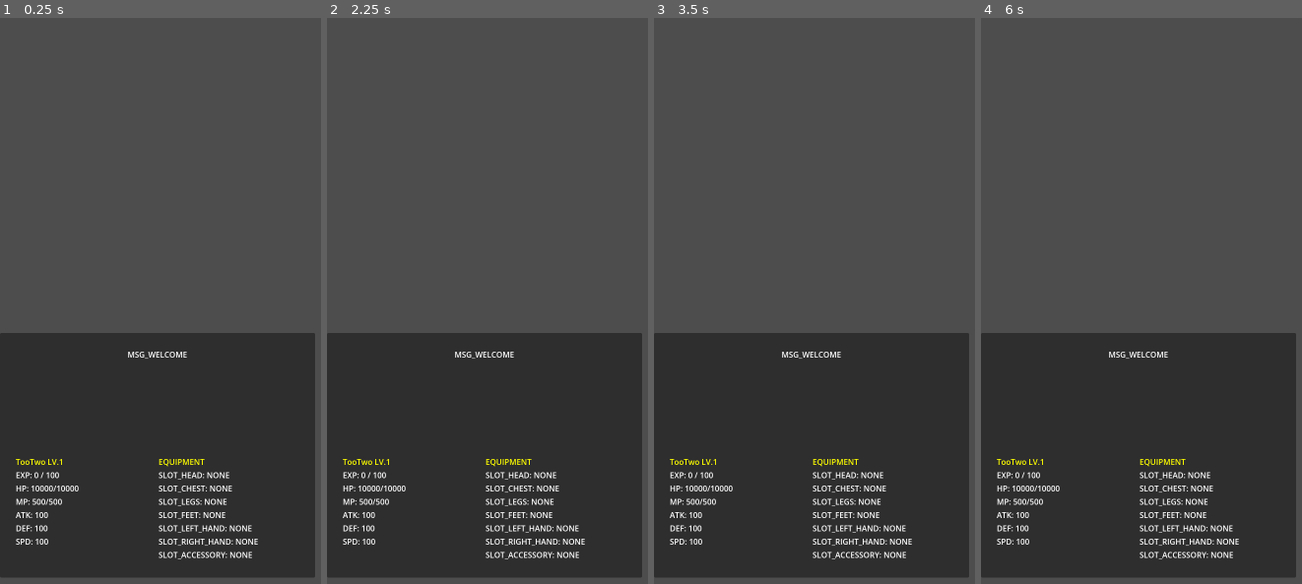
Above: before the commit, frames 1-4 (left to right).
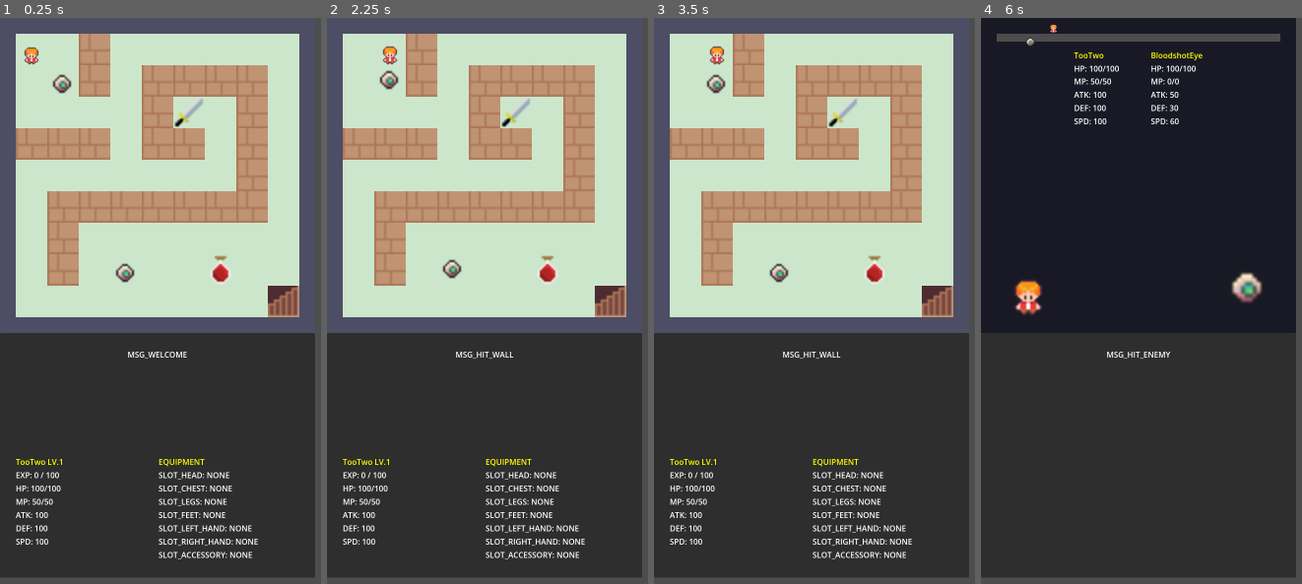
Above: after the commit, the same moments.

Repository: yifan-lee/ATB_Tower_Climber
Game: Godot game, scene res://scenes/main.tscn
Two runs of this game, one before a commit and one after it. Both use one fixed random seed, a clock stepped at 60 frames per second and the inputs below. The project has no main scene, so this scene is started directly.
Inputs:
- Up to frame 1 (0.25 s): no input
- Up to frame 2 (2.25 s): tap Enter (ui_accept) at 0.5, 0.77, 1.25, 1.52 s; hold Right (ui_right) 0.53-1.28 s; tap B at 0.6 s; hold Down (ui_down) 1.28-2.03 s; tap C at 1.35 s; hold Right (ui_right) from 2.03 s (still down); tap Space at 2.1 s
- Up to frame 3 (3.5 s): release Right (ui_right) at 2.78 s; hold Up (ui_up) from 2.78 s (still down); tap Z at 2.85 s; tap Enter (ui_accept) at 3.02 s
- Up to frame 4 (6 s): release Up (ui_up) at 3.53 s; hold Left (ui_left) 3.53-5.03 s; tap B at 3.6 s; tap Enter (ui_accept) at 3.77, 4.25, 4.52 s; tap C at 4.35 s; hold Down (ui_down) 5.03-5.78 s; tap Space at 5.1 s; hold Right (ui_right) from 5.78 s (still down); tap Z at 5.85 s

The runs differ from the first frame. In frame 1, 55% of the frame differs, in the area x 0-99%, y 0-87%; in frame 2, 55%; in frame 3, 55%; in frame 4, 55%, in the area x 0-99%, y 0-96%.
Error before the commit: Parse Error: Could not resolve class "res://scenes/maps/base_map.gd". (res://scenes/maps/floor_1.gd:2)

Commit message:
colloct all formulas and put into core folder

Diff:
--- a/config/entity_db.gd
+++ b/config/entity_db.gd
@@ -7,10 +7,10 @@
 func _ready():
     db['player'] = Stats.new().setup(
         "TooTwo",
-        10000,
-        10000,
-        500,
-        500,
+        100,
+        100,
+        50,
+        50,
         100,
         100,
         100,
@@ -28,24 +28,25 @@
             # "iron_helm": 1,
             # "tree_branch": 1,
             # "jy_sword": 1
-        }
+        },
+        'as_hero_level'
     )
 
     db['bloodshot_eye'] = Stats.new().setup(
         "BloodshotEye",
-        1000,
-        1000,
+        100,
+        100,
         0,
         0,
         50,
-        50,
+        30,
         60,
         "res://assets/sprites/enemy/Basic Monster Animations/Bloodshot Eye/blootshot_eye.tres",
         [
             SkillDB.get_skill("basic_atk"),
         ],
         {}, # Empty inventory
-        5 # Level 5
+        'as_mob_level'
     )
 
 func get_stats(id: String) -> Stats:
--- a/config/skill_db.gd
+++ b/config/skill_db.gd
@@ -9,10 +9,10 @@
 		"SKILL_BASIC_ATK_NAME", 100, 0, 0, "SKILL_BASIC_ATK_DESC"
 	)
 	db["heavy_strike"] = Skill.new().setup(
-		"SKILL_HEAVY_NAME", 200, 3, 0, "SKILL_HEAVY_DESC"
+		"SKILL_HEAVY_NAME", 150, 3, 0, "SKILL_HEAVY_DESC"
 	)
 	db["fireball"] = Skill.new().setup(
-		"SKILL_FIREBALL_NAME", 500, 8, 0, "SKILL_FIREBALL_DESC"
+		"SKILL_FIREBALL_NAME", 200, 8, 15, "SKILL_FIREBALL_DESC"
 	)
 	db["one_hit"] = Skill.new().setup(
 		"SKILL_ONE_HIT_NAME", 999999, 0, 0, "SKILL_ONE_HIT_DESC"
--- /dev/null
+++ b/core/combat_formula.gd
@@ -0,0 +1,44 @@
+# res://core/combat_formula.gd
+class_name CombatFormula
+
+const BASE_PLAYER_CP: float = 320.0
+const CP_GROWTH_PER_LEVEL: float = 0.05
+
+const MULTIPLIER_MOB: float = 0.45 # 普通小怪战力是同级玩家的 45%
+const MULTIPLIER_ELITE: float = 0.75 # 精英怪 75%
+const MULTIPLIER_BOSS: float = 1.35 # Boss 135%
+const MULTIPLIER_HERO: float = 1.00 # 英雄 100%
+
+const HP_RATIO: float = 10.0
+const MP_RATIO: float = 5.0
+
+static func calculate_cp(hp: int, mp: int, atk: int, def: int, spd: int) -> float:
+	return float(atk + def + spd) + (float(hp) / HP_RATIO) + (float(mp) / MP_RATIO)
+
+static func _reverse_calculate_level(target_cp: float, rarity_multiplier: float) -> int:
+	var base_rarity_cp = BASE_PLAYER_CP * rarity_multiplier
+	var level_float = ((target_cp / base_rarity_cp) - 1.0) / CP_GROWTH_PER_LEVEL + 1.0
+	return maxi(1, roundi(level_float))
+
+static func evaluate_monster(hp: int, mp: int, atk: int, def: int, spd: int) -> Dictionary:
+	var cp = calculate_cp(hp, mp, atk, def, spd)
+	return {
+		"total_cp": cp,
+		"as_hero_level": _reverse_calculate_level(cp, MULTIPLIER_HERO),
+		"as_mob_level": _reverse_calculate_level(cp, MULTIPLIER_MOB),
+		"as_elite_level": _reverse_calculate_level(cp, MULTIPLIER_ELITE),
+		"as_boss_level": _reverse_calculate_level(cp, MULTIPLIER_BOSS)
+	}
+
+# 怪物掉落的经验值：战斗力除以 10
+static func get_monster_exp_yield(hp: int, mp: int, atk: int, def: int, spd: int) -> int:
+	var cp = calculate_cp(hp, mp, atk, def, spd)
+	return maxi(1, roundi(cp / 10.0))
+
+# 玩家升级需要的经验：50 + 当前等级 * 50
+static func get_level_up_exp(current_level: int) -> int:
+	return 50 + current_level * 50
+
+# 战斗伤害计算公式 (从 battle.gd 迁移过来)
+static func calculate_damage(atk: int, def: int, skill_damage: int) -> float:
+	return max(1, atk / 100.0 * skill_damage * (100.0 / (100.0 + def)))
--- a/data/stat.gd
+++ b/data/stat.gd
@@ -29,7 +29,11 @@
 @export var stat_points: int = 0
 @export var exp_yield: int = -1 # -1 means use formula based on level
 
-func setup(n: String, hp: int, chp: int, mp: int, cmp: int, a: int, d: int, s: int, anim: String, sk: Array[Skill], inv: Dictionary = {}, lvl: int = 1) -> Stats:
+func setup(
+	n: String, hp: int, chp: int, mp: int, cmp: int, a: int, d: int, s: int,
+	anim: String, sk: Array[Skill], inv: Dictionary = {},
+	entity_type: String = "as_mob_level"
+) -> Stats:
 	entity_name = n
 	max_hp = hp
 	current_hp = chp
@@ -41,14 +45,17 @@
 	anim_path = anim
 	skills = sk
 	inventory = inv
-	level = lvl
-	max_exp = level * 100
+	var result = CombatFormula.evaluate_monster(hp, mp, a, d, s)
+	level = result[entity_type]
+	max_exp = CombatFormula.get_level_up_exp(level)
 	return self
+
+
 
 func get_exp_yield() -> int:
 	if exp_yield != -1:
 		return exp_yield
-	return level * 20
+	return CombatFormula.get_monster_exp_yield(max_hp, max_mp, atk, def, spd)
 
 # Future interface for recovering on level up (currently disabled by user request)
 func recover_on_level_up():
@@ -62,7 +69,7 @@
 	while exp >= max_exp:
 		exp -= max_exp
 		level += 1
-		max_exp = level * 100
+		max_exp = CombatFormula.get_level_up_exp(level)
 		stat_points += 5
 		leveled_up = true
 		recover_on_level_up()
--- a/scenes/battle.gd
+++ b/scenes/battle.gd
@@ -24,6 +24,10 @@
 
 var p_hp_label: Label
 var e_hp_label: Label
+
+var speed_dom: float = 100.0
+var speed_lowerbound: float = 0.1
+
 
 func setup(enemy_id: String):
 	# 玩家共享全局属性，血量能在战斗之间继承
@@ -45,10 +49,13 @@
 	_build_bottom_animations()
 
 	# 计算 ATB 移动速度 (像素/秒)
-	p_speed_px = BAR_WIDTH * (100.0 + player_stats.get_total_spd()) / 400.0
-	e_speed_px = BAR_WIDTH * (100.0 + enemy_stats.get_total_spd()) / 400.0
+	p_speed_px = BAR_WIDTH * _get_speed(player_stats.get_total_spd())
+	e_speed_px = BAR_WIDTH * _get_speed(enemy_stats.get_total_spd())
 
 	EventBus.player_skill_chosen.connect(_on_player_skill_chosen)
+
+func _get_speed(speed: float) -> float:
+	return max(speed_lowerbound, speed / speed_dom)
 
 
 func _build_top_progress_bar():
@@ -152,7 +159,7 @@
 		EventBus.show_system_message.emit("MSG_PLAYER_TURN") # 通知 UI 显示玩家回合
 		var skills_info = []
 		for skill in player_stats.skills:
-			var estimated_dmg = _get_attack_damage(player_stats.get_total_atk(), enemy_stats.get_total_def(), skill.damage)
+			var estimated_dmg = CombatFormula.calculate_damage(player_stats.get_total_atk(), enemy_stats.get_total_def(), skill.damage)
 			skills_info.append({
 				"skill": skill,
 				"estimated_damage": int(estimated_dmg)
@@ -166,7 +173,7 @@
 		is_action_paused = true
 		ready_character = "enemy"
 		EventBus.show_system_message.emit("MSG_ENEMY_TURN") # 通知 UI 显示怪物回合
-		get_tree().create_timer(1.0).timeout.connect(_enemy_action)
+		get_tree().create_timer(1.0).timeout.connect(_on_enemy_turn)
 
 	# 实时更新指针的 X 坐标
 	p_pointer.position.x = p_progress
@@ -178,14 +185,24 @@
 	# 执行战斗逻辑
 	_execute_skill(player_stats, enemy_stats, skill)
 
-func _enemy_action():
-	# 5. 怪物默认只会使用普通攻击（数组里的第0个技能）
-	# 以后如果你想加 AI，只需在这里写逻辑去选别的 index
-	var chosen_skill = enemy_stats.skills[0]
-	_execute_skill(enemy_stats, player_stats, chosen_skill)
+func _on_enemy_turn():
+	# 简单逻辑：随机释放不在CD内且MP足够的技能
+	var available_skills = enemy_stats.skills.filter(func(s): return s.current_cd <= 0 and enemy_stats.current_mp >= s.mana_cost)
+
+	if available_skills.size() > 0:
+		var chosen_skill = available_skills[randi() % available_skills.size()]
+		chosen_skill.current_cd = chosen_skill.max_cd
+		_execute_skill(enemy_stats, player_stats, chosen_skill)
+	else:
+		# 没有任何可用技能，强制使用基础攻击兜底（假设第一个是普攻且0消耗）
+		if enemy_stats.skills.size() > 0:
+			_execute_skill(enemy_stats, player_stats, enemy_stats.skills[0])
+		else:
+			_resume_battle(false)
 
 func _execute_skill(attacker: Stats, defender: Stats, skill: Skill):
-	var final_damage = _get_attack_damage(attacker.get_total_atk(), defender.get_total_def(), skill.damage)
+	attacker.current_mp = max(0, attacker.current_mp - skill.mana_cost)
+	var final_damage = CombatFormula.calculate_damage(attacker.get_total_atk(), defender.get_total_def(), skill.damage)
 
 	# 扣血并防止出现负数血量
 	defender.current_hp = max(0, defender.current_hp - final_damage)
@@ -214,8 +231,6 @@
 	# 这里为了简便，直接恢复战斗进度条
 	_resume_battle(attacker == player_stats)
 
-func _get_attack_damage(atk: int, def: int, skill_damage: int) -> float:
-	return max(1, atk / 100.0 * skill_damage * (100.0 / (100.0 + def)))
 
 func _resume_battle(was_player: bool):
 	# 谁刚攻击完，谁的进度条清零
--- a/scenes/main.gd
+++ b/scenes/main.gd
@@ -112,14 +112,14 @@
 		current_map.process_mode = Node.PROCESS_MODE_DISABLED
 	if player_instance:
 		player_instance.process_mode = Node.PROCESS_MODE_DISABLED
-		player_instance.hide()
+		# player_instance.hide()
 
 func _resume_map_and_player():
 	if current_map:
-		current_map.show()
+		# current_map.show()
 		current_map.process_mode = Node.PROCESS_MODE_INHERIT
 	if player_instance:
-		player_instance.show()
+		# player_instance.show()
 		player_instance.process_mode = Node.PROCESS_MODE_INHERIT
 
 func _on_map_change_requested(target_scene_path: String, spawn_grid_pos: Vector2i):
@@ -169,7 +169,7 @@
 	# 2. 实例化并加载战斗场景
 	current_battle = BattleScene.new()
 	current_battle.setup(monster_id) # 注入遭遇的怪物ID
-	game_container.add_child(current_battle)
+	overlay_layer.add_child(current_battle)
 
 
 # 退出战斗
--- a/scenes/maps/base_map.gd
+++ b/scenes/maps/base_map.gd
@@ -9,8 +9,6 @@
 # 楼梯配置字典。由各个具体楼层在_init()中自定义填充
 var stairs_config = {}
 
-# 预加载你需要用到的敌人脚本
-const BloodshotEye = preload("res://entities/enemy/bloodshot_eye.gd")
 
 func _ready():
 	# 只要子类一运行，就会自动执行这些通用代码
--- a/scenes/maps/floor_2.gd
+++ b/scenes/maps/floor_2.gd
@@ -4,7 +4,7 @@
 func _init() -> void:
 	map_data = [
 		["", "", "", "", "wall", "swift_boots", "", "", ""],
-		["wall", "wall", "wall", "", "", "wall", "wall", "wall", "wall"],
+		["wall", "wall", "wall", "", "", "", "wall", "wall", "wall"],
 		["", "", "wall", "", "", "", "", "", ""],
 		["", "", "wall", "wall", "wall", "wall", "wall", "bloodshot_eye", "wall"],
 		["", "", "", "", "", "", "wall", "", "wall"],
--- a/scenes/maps/floor_3.gd
+++ b/scenes/maps/floor_3.gd
@@ -7,7 +7,7 @@
 		["", "wall", "wall", "", "wall", "", "wall", "wall", "wall"],
 		["iron_helm", "wall", "", "", "", "", "", "", ""],
 		["", "wall", "", "wall", "wall", "wall", "wall", "", "wall"],
-		["", "", "", "wall", "bloodshot_eye", "wall", "", "", ""],
+		["", "", "", "", "bloodshot_eye", "wall", "", "", ""],
 		["wall", "wall", "", "wall", "wall", "wall", "wall", "", "wall"],
 		["hp_potion", "", "", "", "", "", "", "", ""],
 		["", "wall", "", "wall", "wall", "", "wall", "wall", "wall"],
--- /dev/null
+++ b/test_maps.gd
@@ -0,0 +1,16 @@
+extends SceneTree
+
+func _init():
+    var base = load("res://scenes/maps/base_map.gd")
+    var maps = [
+        "res://scenes/maps/floor_1.gd",
+        "res://scenes/maps/floor_2.gd",
+        "res://scenes/maps/floor_3.gd",
+        "res://scenes/maps/floor_4.gd",
+        "res://scenes/maps/floor_5.gd"
+    ]
+    for map_path in maps:
+        var map_script = load(map_path)
+        var map = map_script.new()
+        print("Successfully loaded: ", map_path)
+    quit()
--- a/ui/level_up_view.gd
+++ b/ui/level_up_view.gd
@@ -6,6 +6,7 @@
 
 var temp_allocations: Dictionary = {
 	"hp": 0,
+	"mp": 0,
 	"atk": 0,
 	"def": 0,
 	"spd": 0
@@ -14,13 +15,14 @@
 # UI nodes
 var points_label: Label
 var hp_label: Label
+var mp_label: Label
 var atk_label: Label
 var def_label: Label
 var spd_label: Label
 var confirm_label: Label
 
 var current_selection_index: int = 0
-const MAX_SELECTION_INDEX = 4 # 0:hp, 1:atk, 2:def, 3:spd, 4:confirm
+const MAX_SELECTION_INDEX = 5 # 0:hp, 1:mp, 2:atk, 3:def, 4:spd, 5:confirm
 
 func _ready():
 	visible = false
@@ -55,6 +57,7 @@
 	vbox.add_child(spacer)
 
 	hp_label = _create_stat_row(vbox)
+	mp_label = _create_stat_row(vbox)
 	atk_label = _create_stat_row(vbox)
 	def_label = _create_stat_row(vbox)
 	spd_label = _create_stat_row(vbox)
@@ -87,6 +90,7 @@
 
 	temp_allocations = {
 		"hp": 0,
+		"mp": 0,
 		"atk": 0,
 		"def": 0,
 		"spd": 0
@@ -102,11 +106,12 @@
 	points_label.text = "Stat Points: " + str(available_points)
 
 	_update_row(hp_label, 0, "HP", player_stats.max_hp, temp_allocations["hp"], 10)
-	_update_row(atk_label, 1, "ATK", player_stats.atk, temp_allocations["atk"], 1)
-	_update_row(def_label, 2, "DEF", player_stats.def, temp_allocations["def"], 1)
-	_update_row(spd_label, 3, "SPD", player_stats.spd, temp_allocations["spd"], 1)
+	_update_row(mp_label, 1, "MP", player_stats.max_mp, temp_allocations["mp"], 5)
+	_update_row(atk_label, 2, "ATK", player_stats.atk, temp_allocations["atk"], 1)
+	_update_row(def_label, 3, "DEF", player_stats.def, temp_allocations["def"], 1)
+	_update_row(spd_label, 4, "SPD", player_stats.spd, temp_allocations["spd"], 1)
 
-	if current_selection_index == 4:
+	if current_selection_index == 5:
 		if available_points == 0:
 			confirm_label.add_theme_color_override("font_color", Color.YELLOW)
 			confirm_label.text = "> [ CONFIRM ] <"
@@ -163,9 +168,10 @@
 func _handle_allocation(delta: int):
 	var key = ""
 	if current_selection_index == 0: key = "hp"
-	elif current_selection_index == 1: key = "atk"
-	elif current_selection_index == 2: key = "def"
-	elif current_selection_index == 3: key = "spd"
+	elif current_selection_index == 1: key = "mp"
+	elif current_selection_index == 2: key = "atk"
+	elif current_selection_index == 3: key = "def"
+	elif current_selection_index == 4: key = "spd"
 	else: return
 
 	if delta > 0 and available_points > 0:
@@ -180,6 +186,8 @@
 func _apply_allocations():
 	player_stats.max_hp += temp_allocations["hp"] * 10
 	player_stats.current_hp += temp_allocations["hp"] * 10 # Also heal by the amount gained
+	player_stats.max_mp += temp_allocations["mp"] * 5
+	player_stats.current_mp += temp_allocations["mp"] * 5
 	player_stats.atk += temp_allocations["atk"]
 	player_stats.def += temp_allocations["def"]
 	player_stats.spd += temp_allocations["spd"]
Not shown, added: core/combat_formula.gd.uid
Not shown, added: entities/enemy/base_enemy.gd.uid
Not shown, added: test_maps.gd.uid
